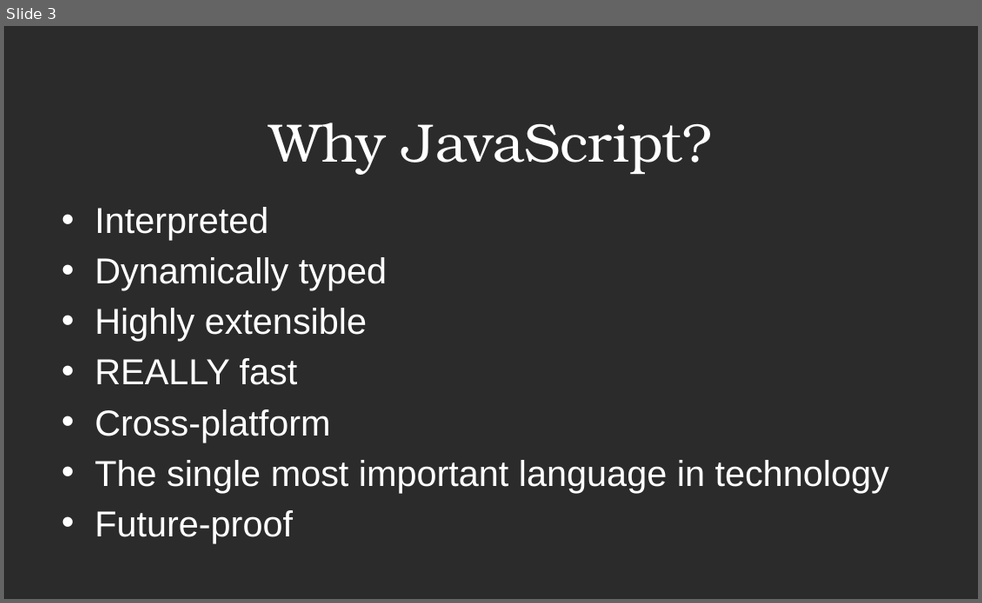
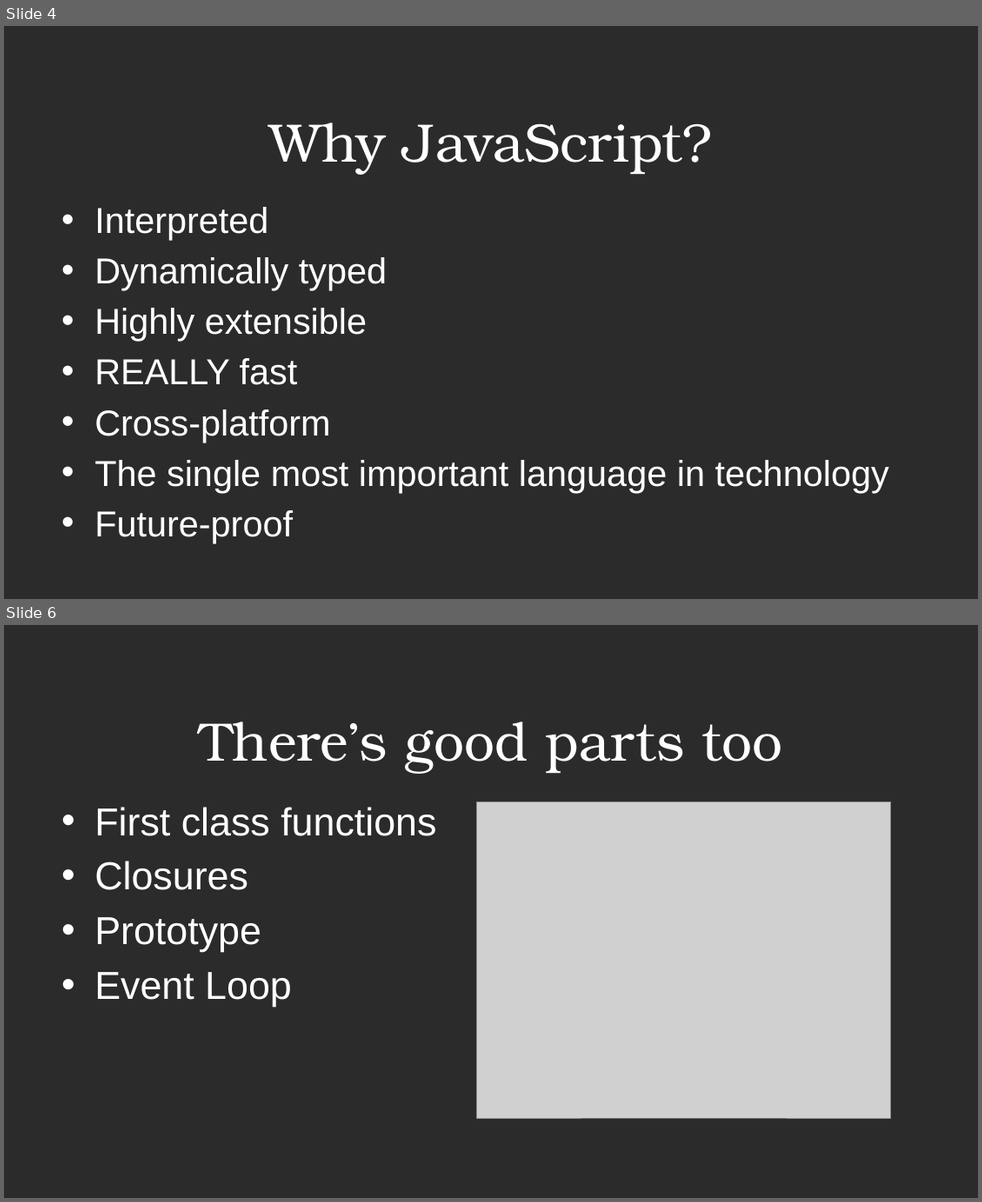
Before and after one commit to JasonOffutt/RefreshCache2011, a slide deck: js-bootcamp/js-bootcamp.pptx. Shown one above the other, each under a label of ours: slide 3 before the commit, slides 4 and 6 after it; the slides between them are not shown. The pictures are 982x603 and 982x1202 pixels, drawn with LibreOffice and Linux fonts; fonts in the diff are those of the drawing; grey boxes stand for pictures; background and template pictures are left out; a plain dark background stands for a picture behind light text. Boxes give left, top, right and bottom in pixels: in the first picture for what was removed or moved away, otherwise in the second. Text is boxed around its words. In the diff, an @@ line names an element or a change of style, - is before the commit and + after.

```diff
--- a/js-bootcamp/js-bootcamp.pptx
+++ b/js-bootcamp/js-bootcamp.pptx
@@ slide 6 added at (4, 625, 978, 1198), background picture (left out) @@
@@ title added at (199, 722, 783, 774), 68 pt, text #FFFFFF @@
+There’s good parts too
@@ text added at (94, 807, 436, 1007), 49 pt, text #FFFFFF @@
+• First class functions
+• Closures
+• Prototype
+• Event Loop
@@ picture added at (477, 802, 891, 1118) @@
@@ what was slide 3 is now slide 4 @@
```
Also in this commit, not shown: 1 slide changed, 2 other slides added, 1 slide removed, 1 other file.
